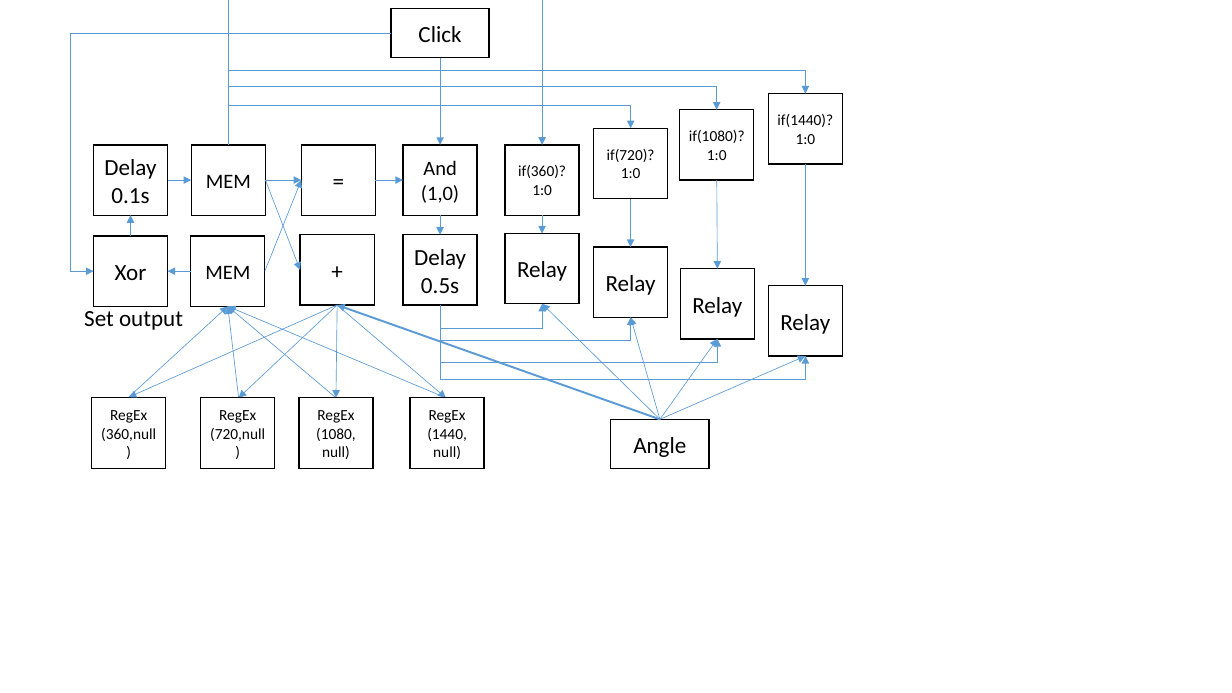
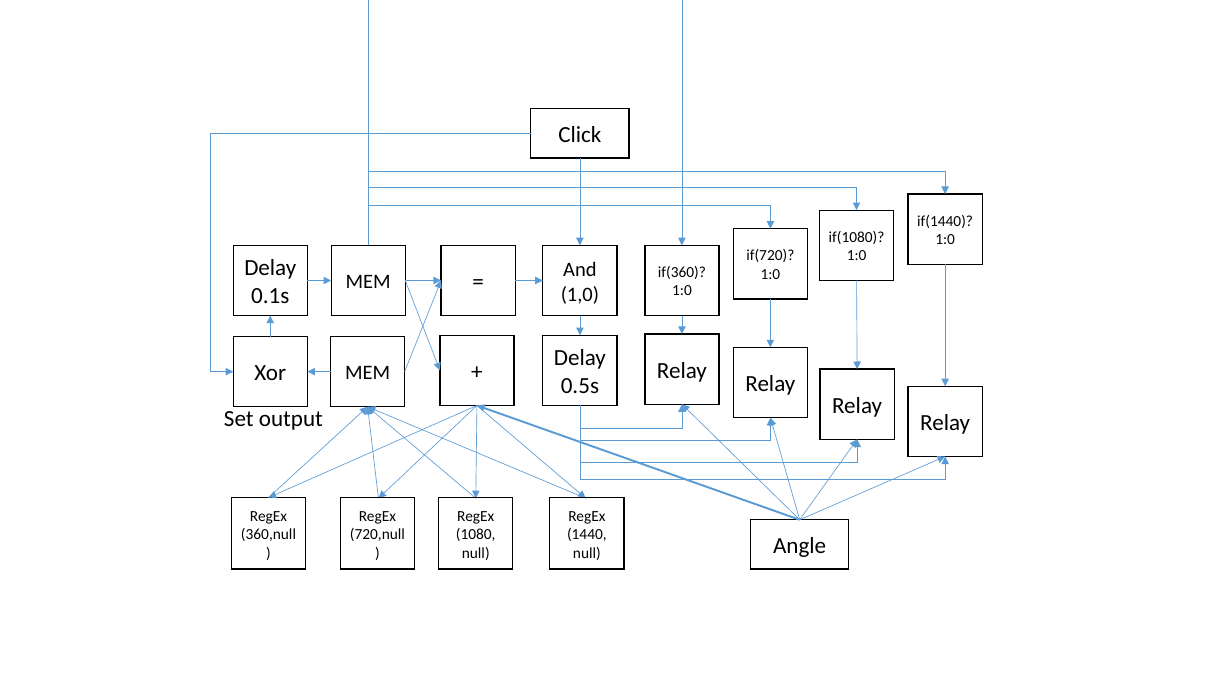
Before and after one commit to panhao4812/GameTools, a slide deck: slide 4 of BaroAngEditor/BaroAngEditor/mods/Lines.pptx. Drawn at 1232x693 pixels with LibreOffice and Linux fonts; fonts in the diff are those of the drawing. Boxes give left, top, right and bottom in pixels: in the first picture for what was removed or moved away, otherwise in the second. Text is boxed around its words. In the diff, an @@ line names an element or a change of style, - is before the commit and + after.

```diff
--- a/BaroAngEditor/BaroAngEditor/mods/Lines.pptx
+++ b/BaroAngEditor/BaroAngEditor/mods/Lines.pptx
@@ 26 arrows, 22 rectangles, 9 elbow arrows, 1 text: place and size @@
-26 arrows, 22 rectangles, 9 elbow arrows, 1 text at [70,8,843,469]
+26 arrows, 22 rectangles, 9 elbow arrows, 1 text at [210,109,982,569]
```
Also in this commit, not shown: 6 other slides changed, 1 slide added, 1 slide removed.
